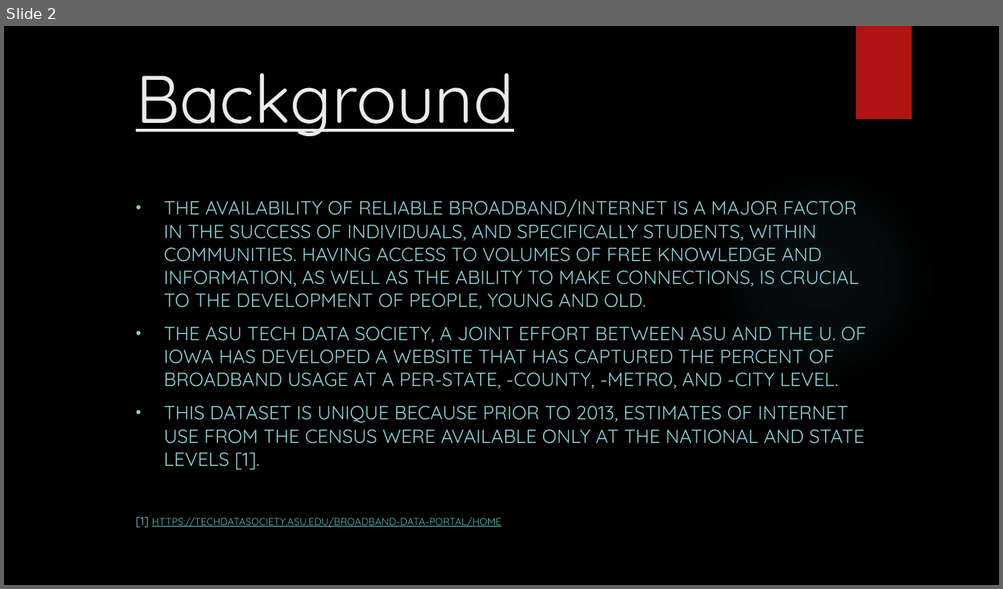
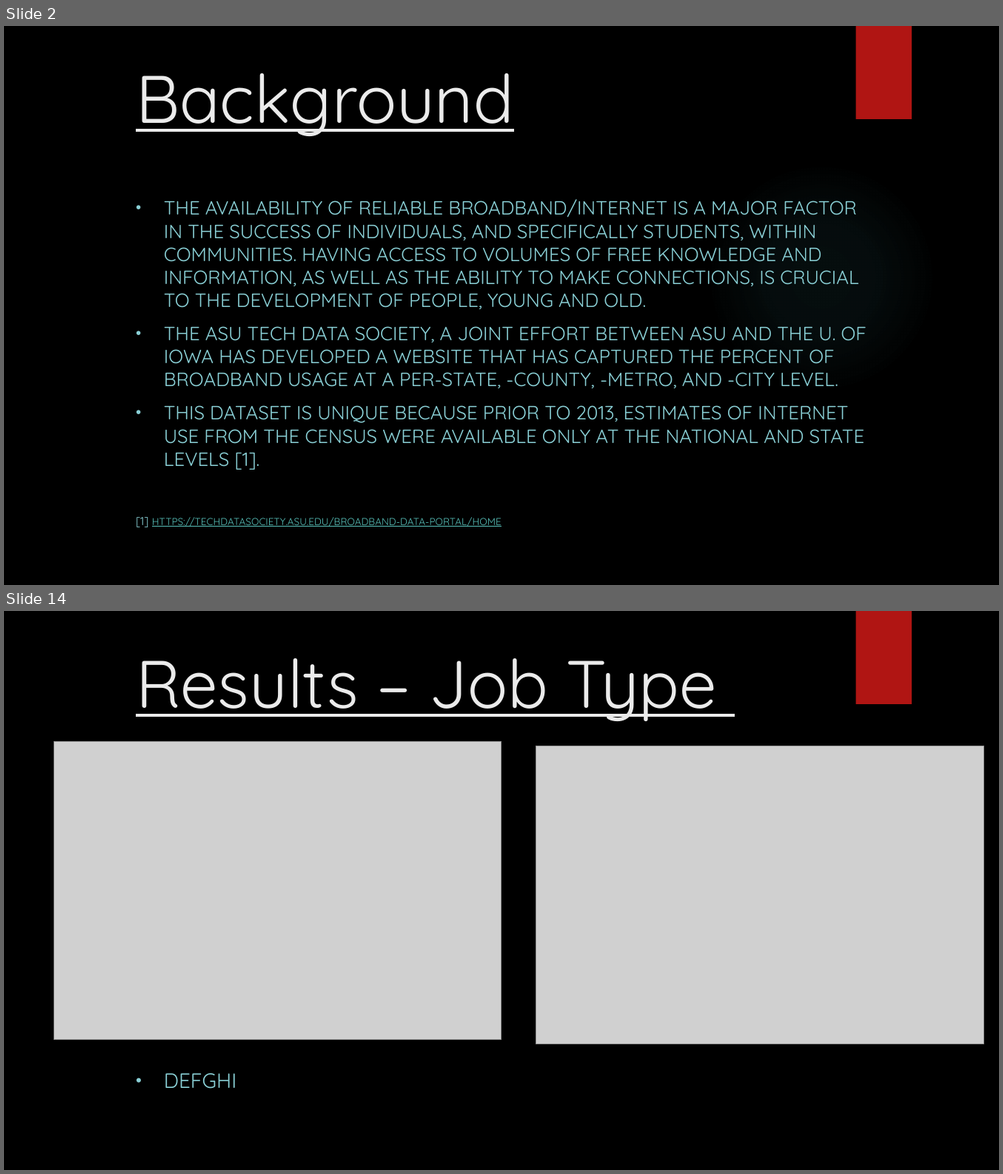
Before and after one commit to Falcon-d/Project-1-Broadband-Access, a slide deck: Project 1 Deck.pptx. Shown one above the other, each under a label of ours: slide 2 before the commit, slides 2 and 14 after it; the slides between them are not shown. The pictures are 1003x589 and 1003x1174 pixels, drawn with LibreOffice and Linux fonts; fonts in the diff are those of the drawing; grey boxes stand for pictures; background and template pictures are left out. Boxes give left, top, right and bottom in pixels: in the first picture for what was removed or moved away, otherwise in the second. Text is boxed around its words. In the diff, an @@ line names an element or a change of style, - is before the commit and + after.

```diff
--- a/Project 1 Deck.pptx
+++ b/Project 1 Deck.pptx
@@ slide 14 added at [4, 611, 999, 1170], background picture (left out); not listed: 1 template element that a slide beside it also shows @@
@@ title added at [136, 658, 717, 721], 64.8 pt, text #EBEBEB, underline @@
+Results – Job Type
@@ picture added at [54, 741, 502, 1040] @@
@@ picture added at [536, 746, 984, 1045] @@
@@ subtitle added at [164, 1073, 236, 1089], 20 pt, text #8AD0D6 @@
+• DEFGHI
```
Also in this commit, not shown: 5 slides changed, 8 other slides added.
